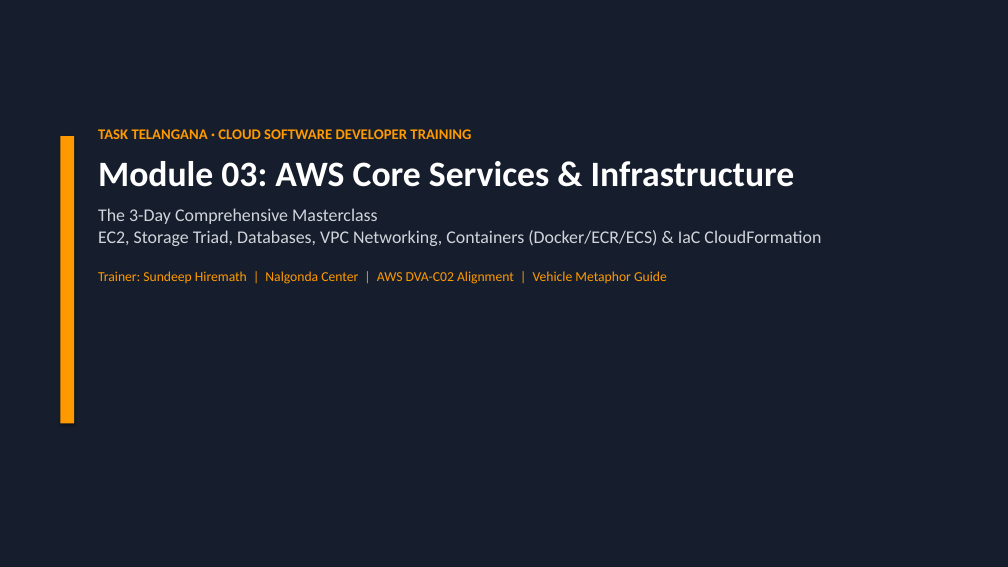
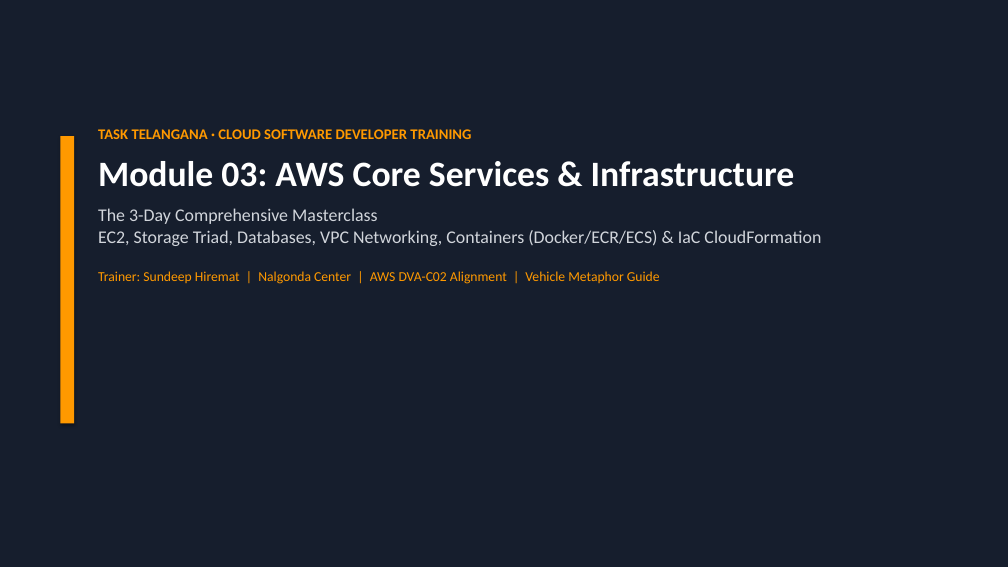
Before and after one commit to cloude-user/task, a slide deck: slide 1 of module_03_aws_core/presentation/Module_03_AWS_Core_Services_Masterclass_v2.pptx. Drawn at 1008x567 pixels with LibreOffice and Linux fonts; fonts in the diff are those of the drawing. Boxes give left, top, right and bottom in pixels: in the first picture for what was removed or moved away, otherwise in the second. Text is boxed around its words. In the diff, an @@ line names an element or a change of style, - is before the commit and + after.

```diff
--- a/module_03_aws_core/presentation/Module_03_AWS_Core_Services_Masterclass_v2.pptx
+++ b/module_03_aws_core/presentation/Module_03_AWS_Core_Services_Masterclass_v2.pptx
@@ text at <box>98,271,660,284</box>: text changed @@
-Trainer: Sundeep Hiremath | Nalgonda Center | AWS DVA-C02 Alignment | Vehicle Metaphor Guide
+Trainer: Sundeep Hiremat | Nalgonda Center | AWS DVA-C02 Alignment | Vehicle Metaphor Guide
```
Also in this commit, not shown: 27 other slides changed, 20 other files.
